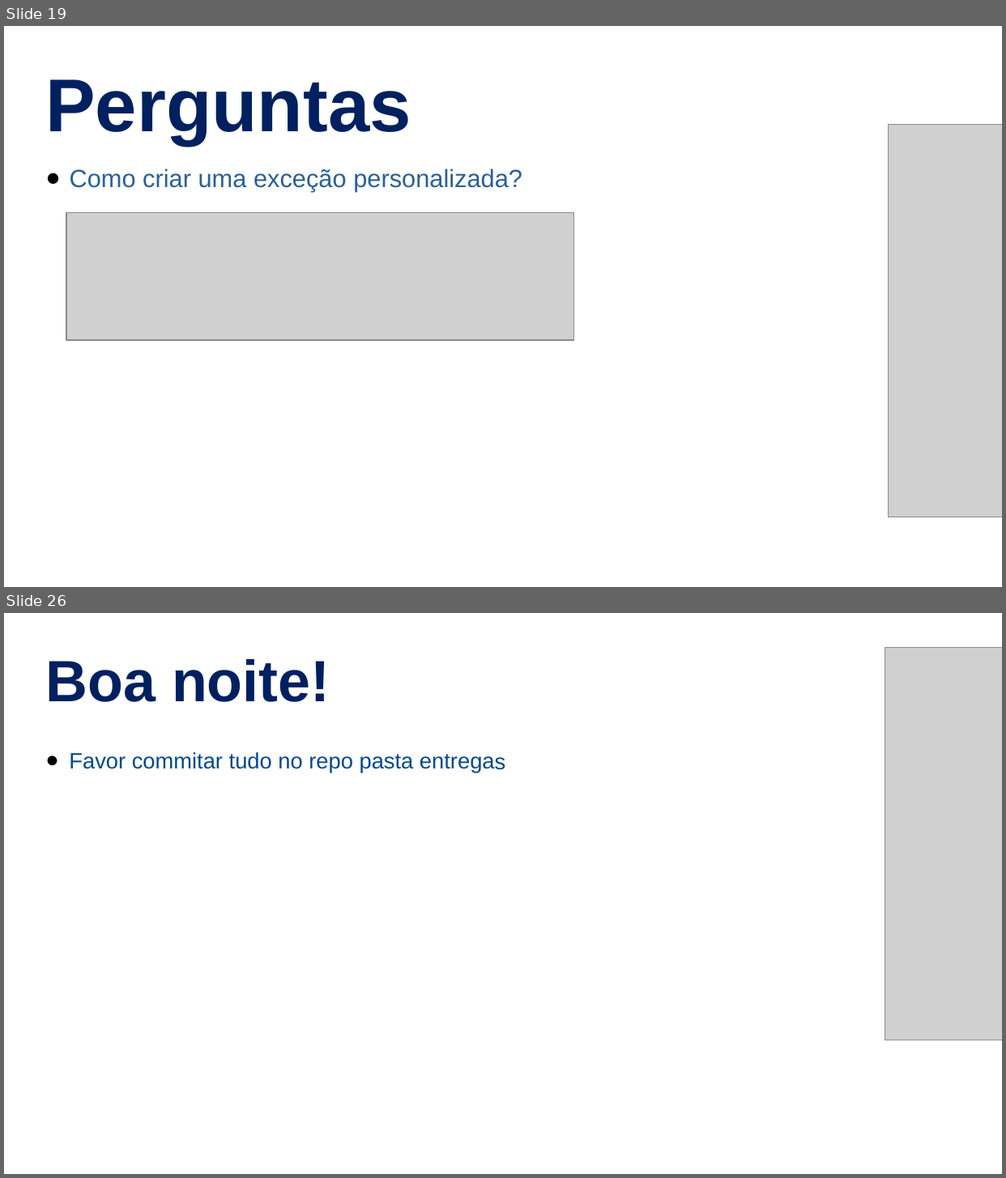
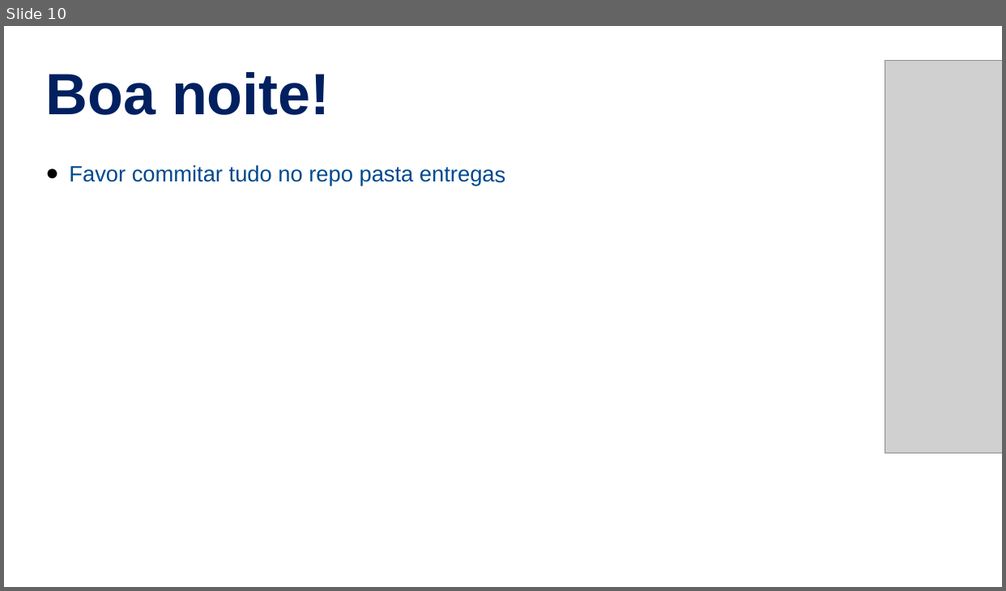
Before and after one commit to NaturalCoder/TI96, a slide deck: Aula18/Aula18.pptx. Shown one above the other, each under a label of ours: slides 19 and 26 before the commit, slide 10 after it; the slides between them are not shown. The pictures are 1006x1178 and 1006x591 pixels, drawn with LibreOffice and Linux fonts; fonts in the diff are those of the drawing; grey boxes stand for pictures. Boxes give left, top, right and bottom in pixels: in the first picture for what was removed or moved away, otherwise in the second. Text is boxed around its words. In the diff, an @@ line names an element or a change of style, - is before the commit and + after.

```diff
--- a/Aula18/Aula18.pptx
+++ b/Aula18/Aula18.pptx
@@ slide 19 removed at [4, 26, 1002, 587], background #FFFFFF @@
@@ text removed at [45, 79, 411, 145] @@
-Perguntas
@@ picture removed at [889, 125, 1002, 518] @@
@@ text removed at [70, 169, 522, 191] @@
-● Como criar uma exceção personalizada?
@@ picture removed at [67, 212, 573, 340] @@
@@ what was slide 26 is now slide 10 @@
```
Also in this commit, not shown: 1 slide changed, 4 slides added, 19 other slides removed, 9 other files.
